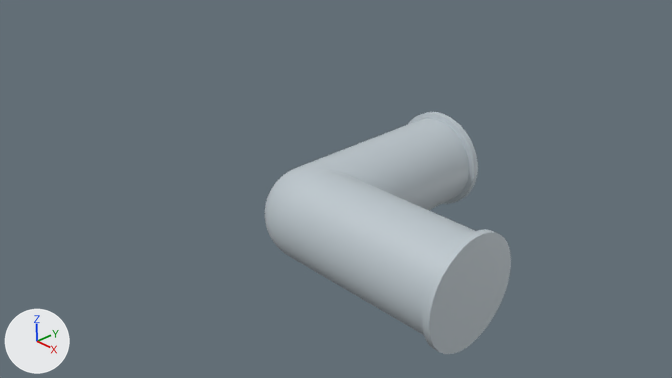
The Blender file Blender/2_out_broken_pipe.blend, before and after one commit.
The view is the same before and after, from the file's camera 'Camera'. The lights are fixed; the arrows at lower left show +X, +Y and +Z.
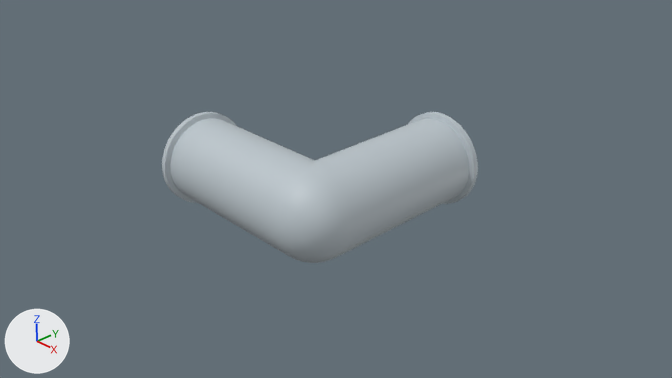
Where the newer file only moved an object's origin or applied its transform, the numbers keep the older frame.

The change, as a diff of the scene's bpy script:
```diff
--- a/Blender/2_out_broken_pipe.blend.py
+++ b/Blender/2_out_broken_pipe.blend.py
@@ me_sphere @@
 # used by ob_sphere; location = (0.08, 0.08, 0.0)
-me_sphere.from_pydata(...)  # 10702 vertices, 10604 faces; spans x -0.92..2.92, y -0.92..2.92, z -0.83..0.83
+me_sphere.from_pydata(...)  # 10702 vertices, 10604 faces; spans x -3.08..0.75, y -0.92..2.92, z -0.83..0.83
+# me_sphere part 1: 300 vertices removed from x 2.79..2.92, y -0.92..0.75, z -0.83..0.83
+# me_sphere part 2: 300 vertices added at x -3.08..-2.95, y -0.92..0.75, z -0.83..0.83
 me_sphere.materials.append(mat_pipe_color)
```

Location of each change, [x1, y1, x2, y2] in pixels of the pictures (672 x 378 px):
'Sphere', reshaped (28% wider, 37% shorter)
    before: [265, 112, 511, 354]
    after: [162, 112, 478, 263]
part 1 of me_sphere, deleted
    before: [276, 169, 511, 354]
part 2 of me_sphere, added
    after: [162, 112, 315, 253]
